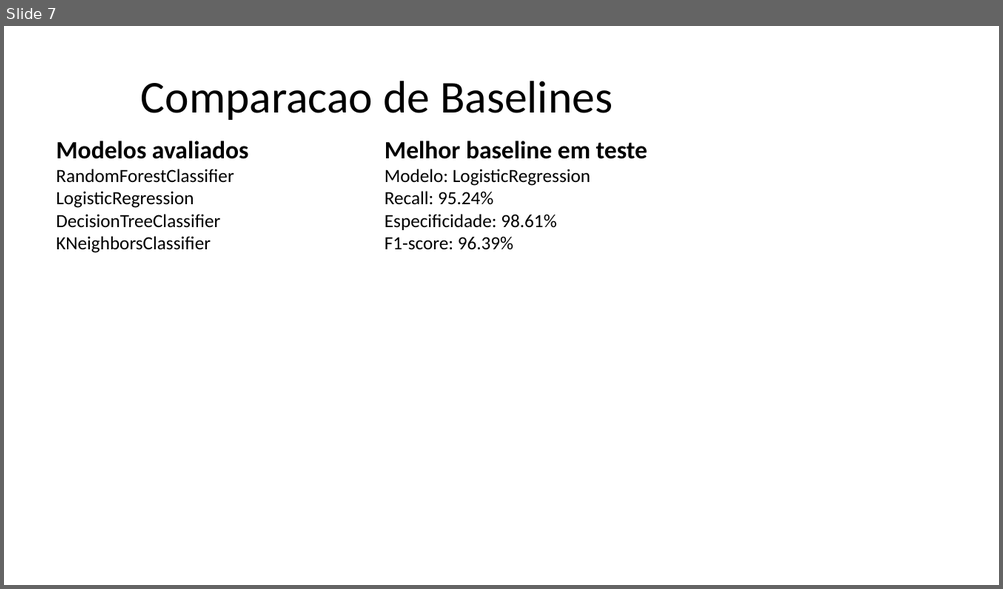
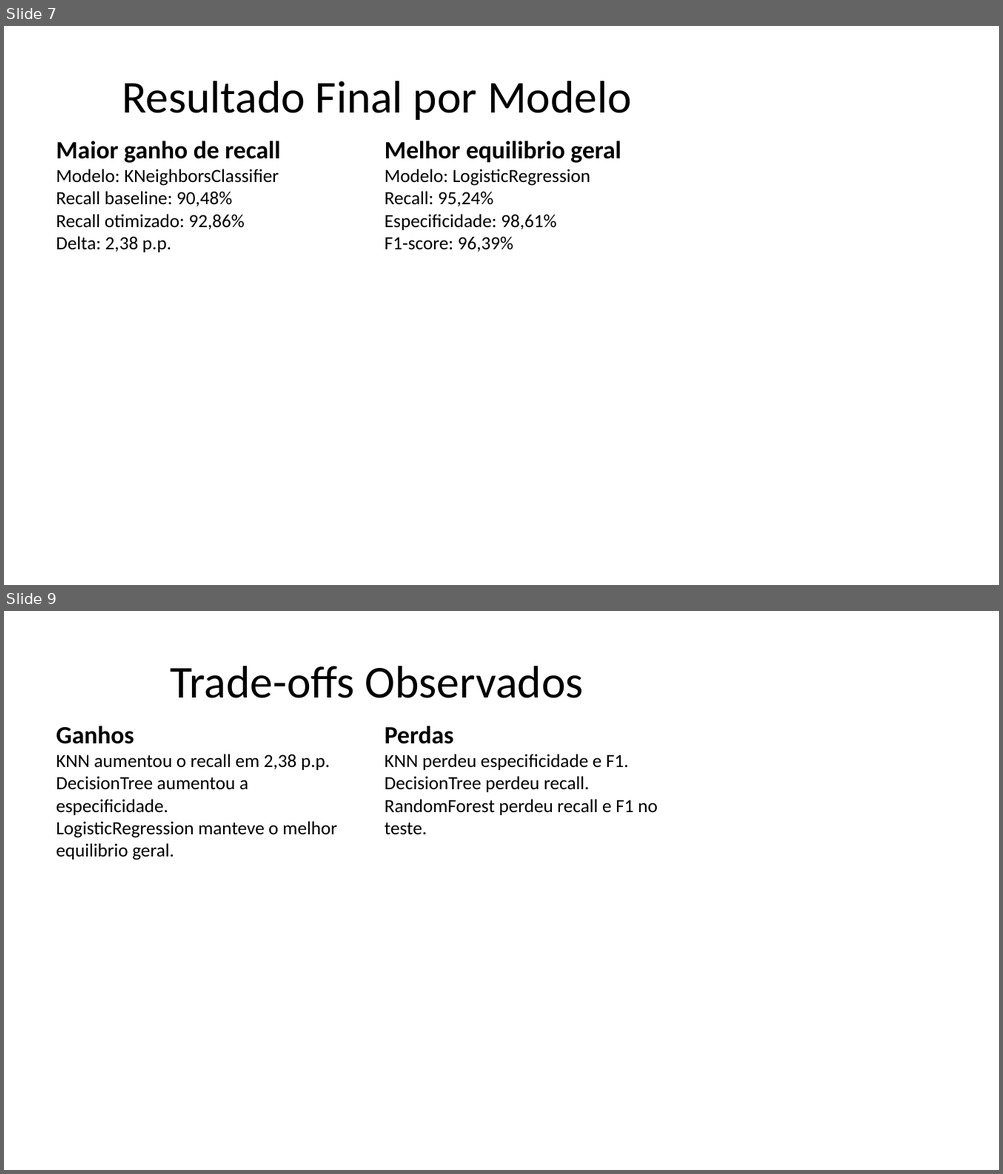
Before and after one commit to DanielNeto1092/tech-challenge-fase2, a slide deck: docs/Apresentacao_Algoritmo_Genetico_Cancer_de_Mama.pptx. Shown one above the other, each under a label of ours: slide 7 before the commit, slides 7 and 9 after it; the slides between them are not shown. The pictures are 1003x589 and 1003x1174 pixels, drawn with LibreOffice and Linux fonts; fonts in the diff are those of the drawing. Boxes give left, top, right and bottom in pixels: in the first picture for what was removed or moved away, otherwise in the second. Text is boxed around its words. In the diff, an @@ line names an element or a change of style, - is before the commit and + after.

Commit message:
Melhoria dos hiperparametros

```diff
--- a/docs/Apresentacao_Algoritmo_Genetico_Cancer_de_Mama.pptx
+++ b/docs/Apresentacao_Algoritmo_Genetico_Cancer_de_Mama.pptx
@@ slide 9 added at box(4, 611, 999, 1170), background #FFFFFF @@
@@ title added at box(170, 666, 583, 698), 44 pt, text #000000 @@
+Trade-offs Observados
@@ text added at box(56, 726, 337, 860), 18 pt, text #000000 @@
+Ganhos
+KNN aumentou o recall em 2,38 p.p.
+DecisionTree aumentou a especificidade.
+LogisticRegression manteve o melhor equilibrio geral.
@@ text added at box(384, 726, 657, 835), 18 pt, text #000000 @@
+Perdas
+KNN perdeu especificidade e F1.
+DecisionTree perdeu recall.
+RandomForest perdeu recall e F1 no teste.
@@ slide 7 changed as well @@
@@ title at box(122, 81, 632, 120): text changed @@
-Comparacao de Baselines
+Resultado Final por Modelo
@@ text at box(56, 141, 280, 252): text changed @@
-Modelos avaliados
-RandomForestClassifier
-LogisticRegression
-DecisionTreeClassifier
-KNeighborsClassifier
+Maior ganho de recall
+Modelo: KNeighborsClassifier
+Recall baseline: 90,48%
+Recall otimizado: 92,86%
+Delta: 2,38 p.p.
@@ text at box(384, 141, 620, 163): text changed @@
-Melhor baseline em teste
+Melhor equilibrio geral
@@ text at box(384, 191, 556, 252): text changed @@
-Recall: 95.24%
-Especificidade: 98.61%
-F1-score: 96.39%
+Recall: 95,24%
+Especificidade: 98,61%
+F1-score: 96,39%
```
Also in this commit, not shown: 5 other slides changed, 9 other slides added, 15 slides removed, 28 other files.
